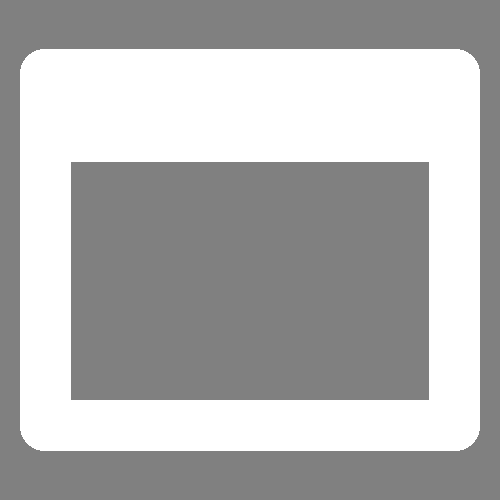
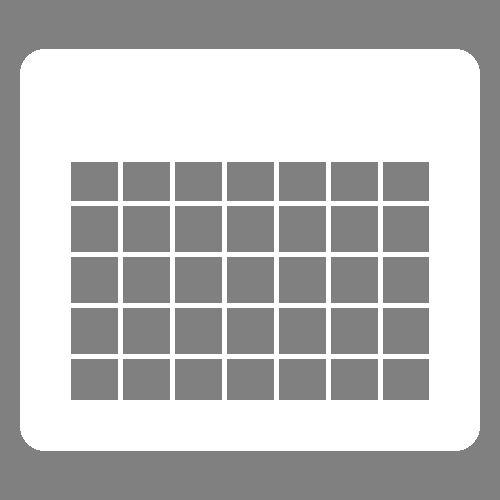
Layer changes from the first 500x500 image to the second:
painted on "Layer" over [71,162,429,400]
